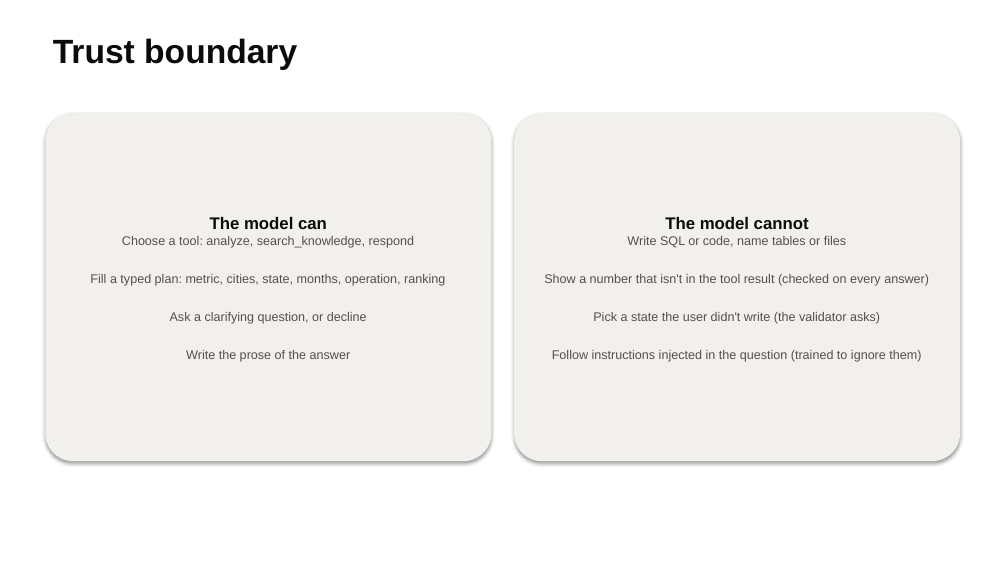
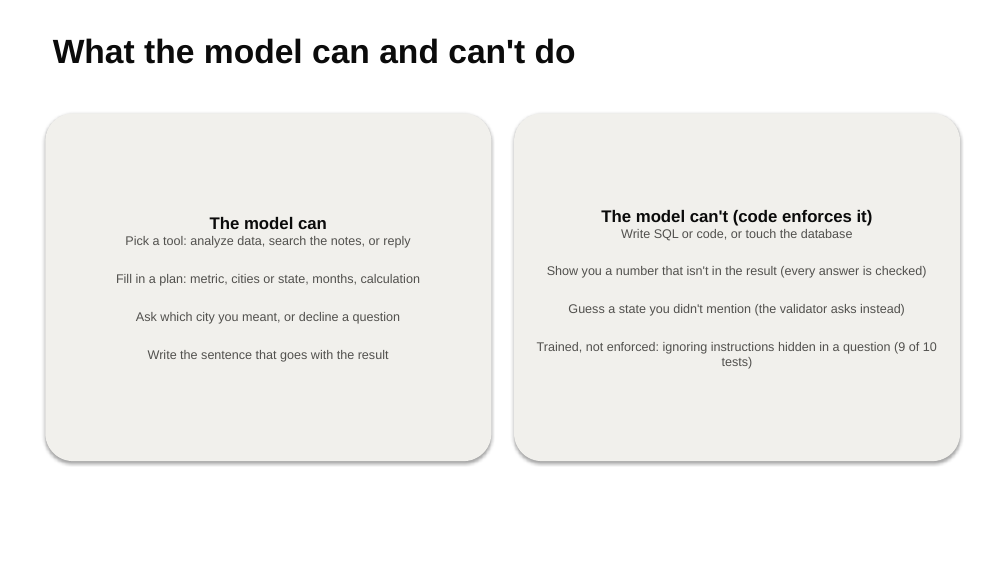
Before and after one commit to weimiao67/llm-class-final, a slide deck: slide 5 of docs/slides/housing-analyst.pptx. Drawn at 1008x567 pixels with LibreOffice and Linux fonts; fonts in the diff are those of the drawing. Boxes give left, top, right and bottom in pixels: in the first picture for what was removed or moved away, otherwise in the second. Text is boxed around its words. In the diff, an @@ line names an element or a change of style, - is before the commit and + after.

```diff
--- a/docs/slides/housing-analyst.pptx
+++ b/docs/slides/housing-analyst.pptx
@@ text at (x1=53, y1=38, x2=576, y2=64): text changed @@
-Trust boundary
+What the model can and can't do
@@ text in rounded rectangle at (x1=116, y1=236, x2=420, y2=362): text changed @@
-Choose a tool: analyze, search_knowledge, respond
-Fill a typed plan: metric, cities, state, months, operation, ranking
-Ask a clarifying question, or decline
-Write the prose of the answer
+Pick a tool: analyze data, search the notes, or reply
+Fill in a plan: metric, cities or state, months, calculation
+Ask which city you meant, or decline a question
+Write the sentence that goes with the result
@@ text in rounded rectangle at (x1=537, y1=210, x2=937, y2=369): text changed @@
-The model cannot
-Write SQL or code, name tables or files
-Show a number that isn't in the tool result (checked on every answer)
-Pick a state the user didn't write (the validator asks)
-Follow instructions injected in the question (trained to ignore them)
+The model can't (code enforces it)
+Write SQL or code, or touch the database
+Show you a number that isn't in the result (every answer is checked)
+Guess a state you didn't mention (the validator asks instead)
+Trained, not enforced: ignoring instructions hidden in a question (9 of 10 tests)
```
Also in this commit, not shown: 14 other slides changed, 1 other file.
